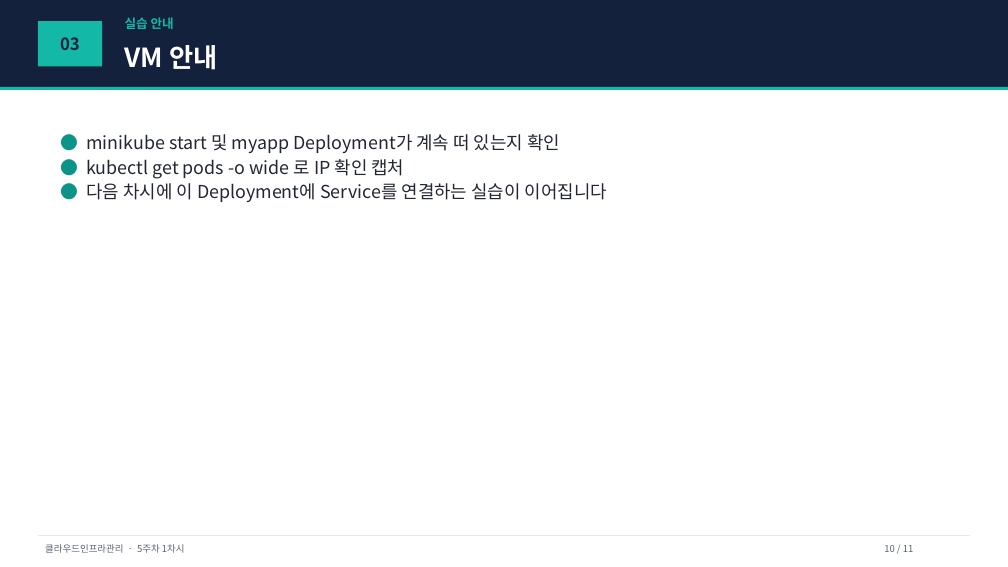
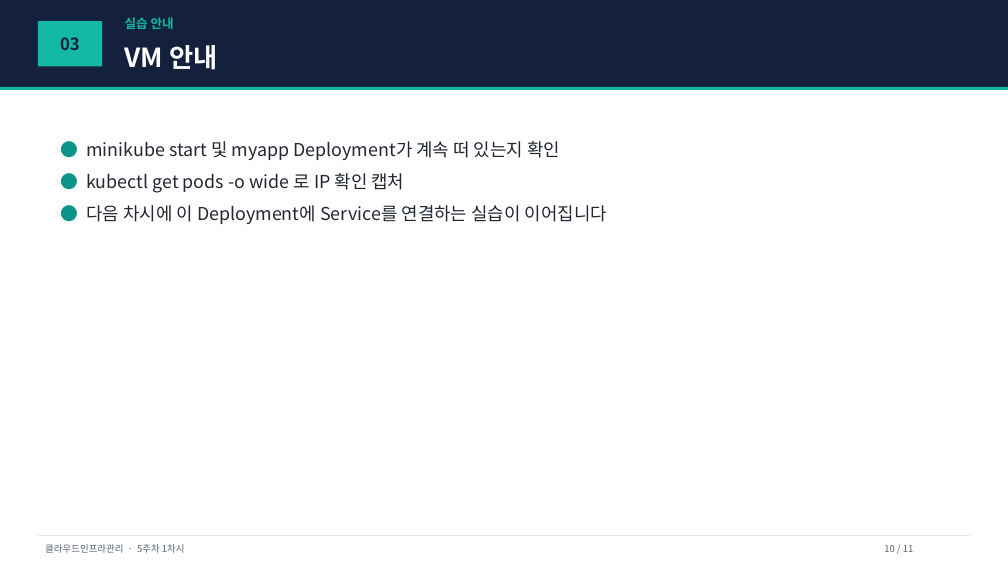
Before and after one commit to gorae-black/class, a slide deck: slide 10 of class/cloud_infra_mgmt/05주차_Kubernetes핵심1/01_강의자료/1차시_Service개념.pptx. Drawn at 1008x567 pixels with LibreOffice and Linux fonts; fonts in the diff are those of the drawing. Boxes give left, top, right and bottom in pixels: in the first picture for what was removed or moved away, otherwise in the second. Text is boxed around its words. In the diff, an @@ line names an element or a change of style, - is before the commit and + after.

```diff
--- a/class/cloud_infra_mgmt/05주차_Kubernetes핵심1/01_강의자료/1차시_Service개념.pptx
+++ b/class/cloud_infra_mgmt/05주차_Kubernetes핵심1/01_강의자료/1차시_Service개념.pptx
@@ text "● minikube start 및 myapp ..." at (86, 141, 607, 224): line spacing 1.15 to 1.5 @@
```
Also in this commit, not shown: 5 other slides changed, 39 other files.
